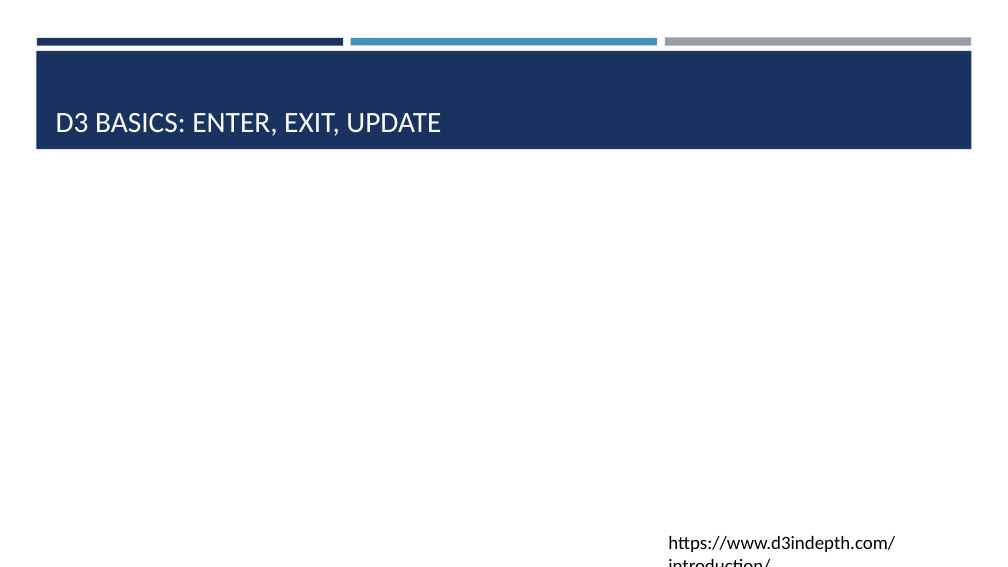
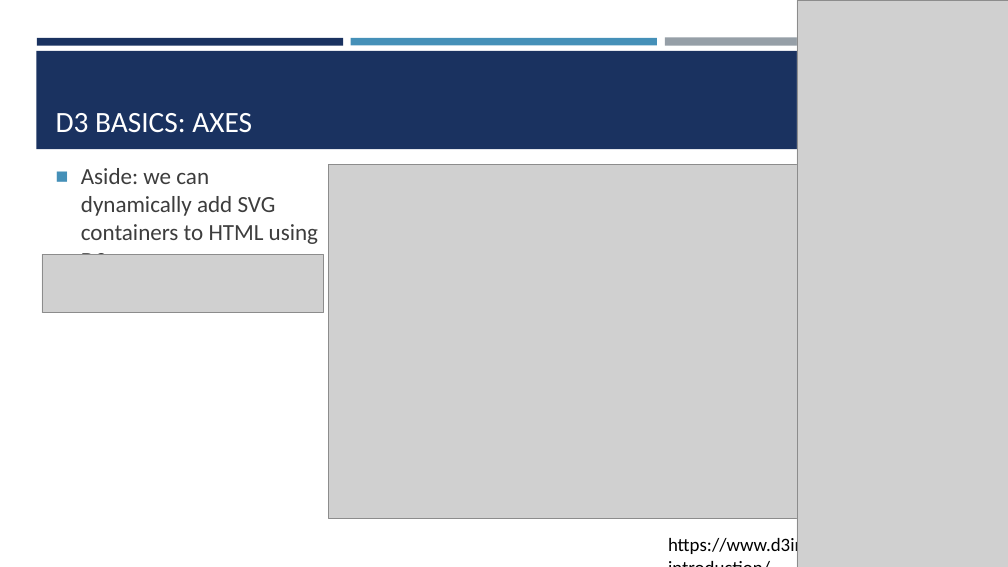
Before and after one commit to amosca01/SDS-CSC235, a slide deck: slide 21 of slides/06-d3.pptx (slide 15 before the commit). Drawn at 1008x567 pixels with LibreOffice and Linux fonts; fonts in the diff are those of the drawing; grey boxes stand for pictures. Boxes give left, top, right and bottom in pixels: in the first picture for what was removed or moved away, otherwise in the second. Text is boxed around its words. In the diff, an @@ line names an element or a change of style, - is before the commit and + after.

Commit message:
d3 slides

```diff
--- a/slides/06-d3.pptx
+++ b/slides/06-d3.pptx
@@ picture added at (797,0,1008,567) @@
@@ title at (56,113,252,132): text changed @@
-D3 BASICS: ENTER, EXIT, UPDATE
+D3 BASICS: AXES
@@ text added at (81,168,318,255), 22 pt, text #3D3D3D @@
+■ Aside: we can dynamically add SVG containers to HTML using D3
@@ picture added at (329,164,820,518) @@
@@ picture added at (42,254,324,313) @@
@@ text "https://www.d3indepth.com/introduction/" rewrapped from (668,536,895,552) to (668,536,895,557) @@
```
Also in this commit, not shown: 4 other slides changed, 8 slides added, 6 other files.
